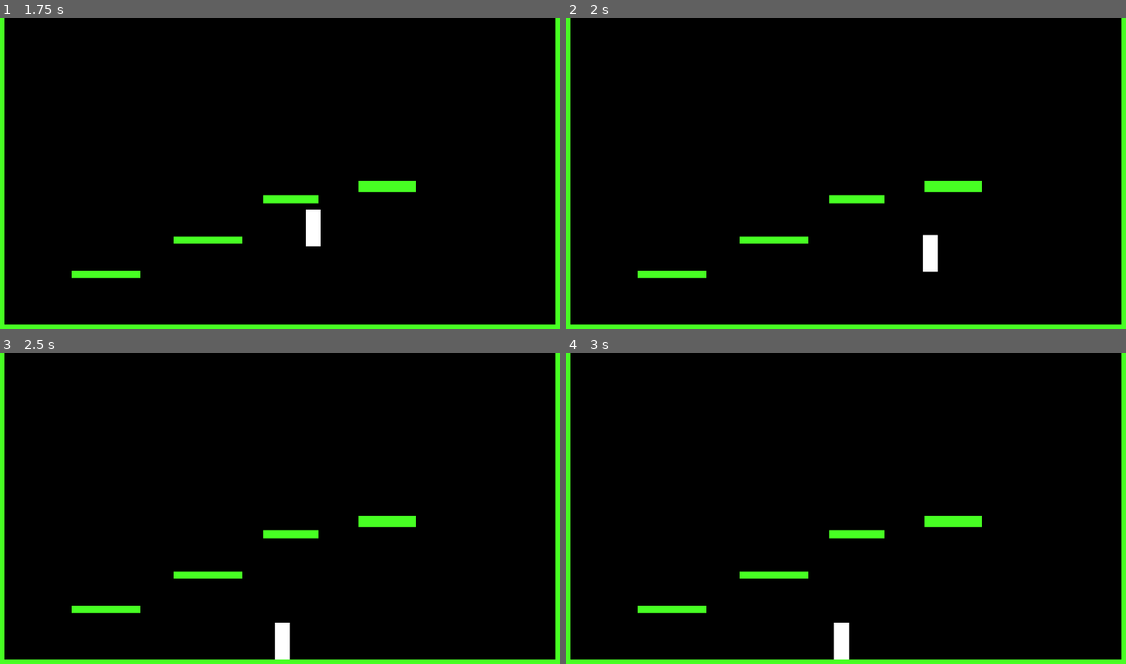
Above: before the commit, frames 1-4 (two rows, left to right).
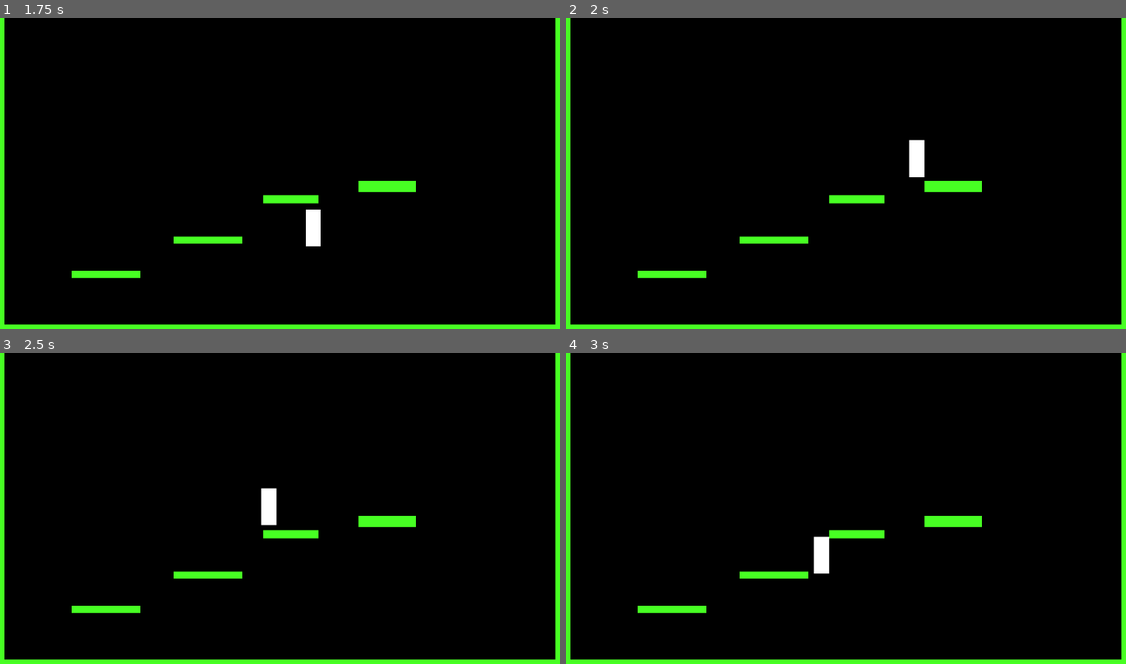
Above: after the commit, the same moments.

Repository: Afeef-ir/arcade01
Game: Godot game, scene res://scenes/game.tscn
Two runs of this game, one before a commit and one after it. Both use one fixed random seed, a clock stepped at 60 frames per second and the inputs below.
Inputs:
- Up to frame 1 (1.75 s): tap Enter at 0.5 s; hold D (move right) from 0.53 s (still down); tap Space (jump) at 0.6, 0.77, 1.07, 1.52, 1.55 s; tap Shift (fast) at 1.35 s
- Up to frame 2 (2 s): keep holding D (move right); tap Space (jump) at 1.82 s
- Up to frame 3 (2.5 s): release D (move right) at 2.03 s; hold A (move left) from 2.03 s (still down); tap Space (jump) at 2.1 s
- Up to frame 4 (3 s): release A (move left) at 2.78 s; hold D (move right) from 2.78 s (still down); tap Shift (fast) at 2.85 s

Frame 1 is identical in both runs. In frame 2, 0.7% of the frame differs, in the area x 61-67%, y 39-82%; in frame 3, 0.7%; in frame 4, 0.7%, in the area x 44-51%, y 59-99%.

Commit message:
Implemented double-jump

Diff:
--- a/scripts/player.gd
+++ b/scripts/player.gd
@@ -4,6 +4,9 @@
 const SPEED = 400.0
 const JUMP_VELOCITY = -950.0
 
+var jumps_left:int = 0
+
+const total_jumps :int= 2
 
 func _physics_process(delta: float) -> void:
 	# Add the gravity.
@@ -11,8 +14,18 @@
 		velocity += get_gravity() * delta * 2.5
 
 	# Handle jump.
-	if Input.is_action_just_pressed("jump") and is_on_floor():
-		velocity.y = JUMP_VELOCITY
+
+	if is_on_floor():
+		jumps_left=total_jumps
+
+	if Input.is_action_just_pressed("jump"):
+		if jumps_left>0:
+			velocity.y = JUMP_VELOCITY
+			jumps_left -=1
+
+
+
+
 
 	# Get the input direction and handle the movement/deceleration.
 	# As good practice, you should replace UI actions with custom gameplay actions.
